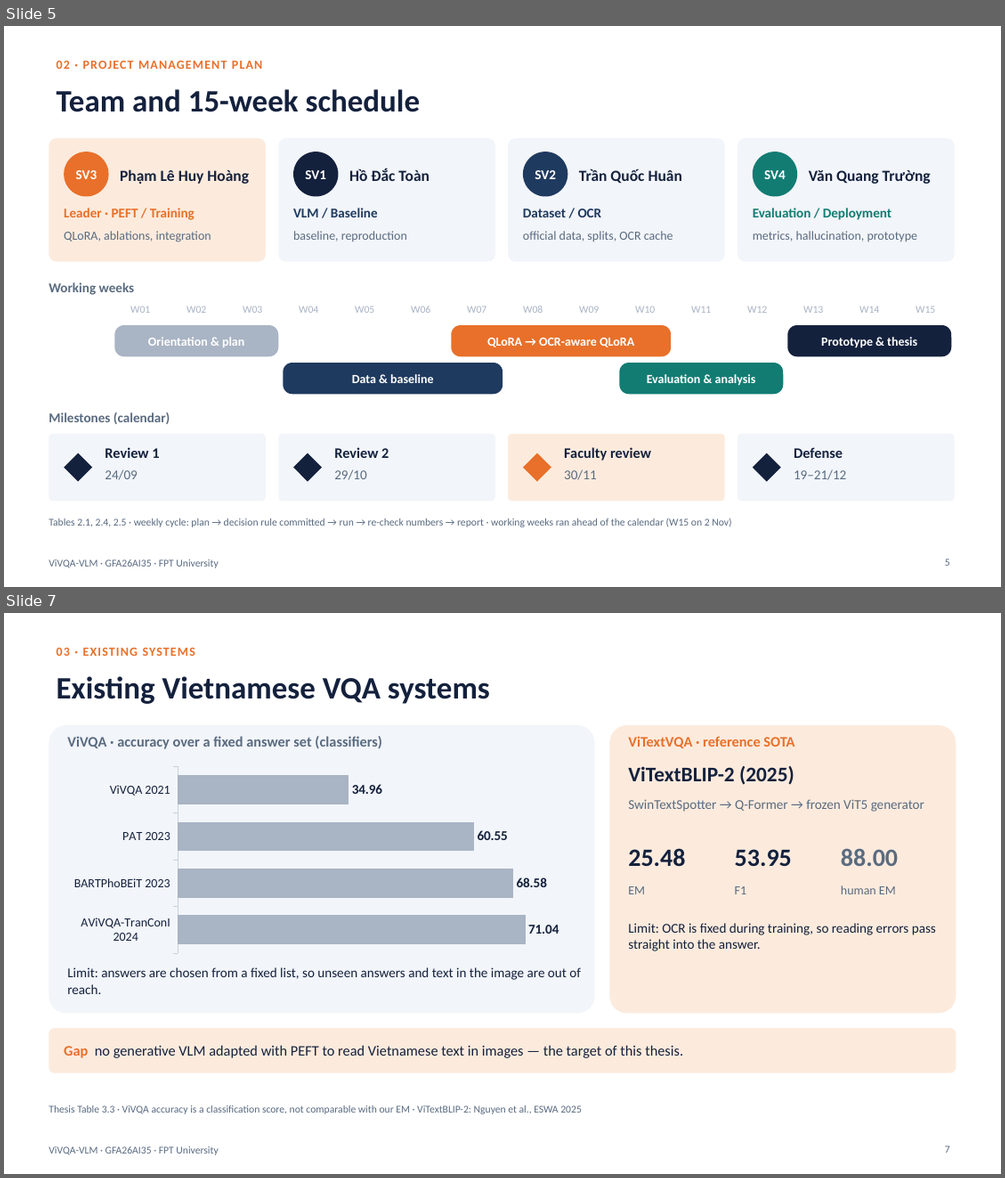
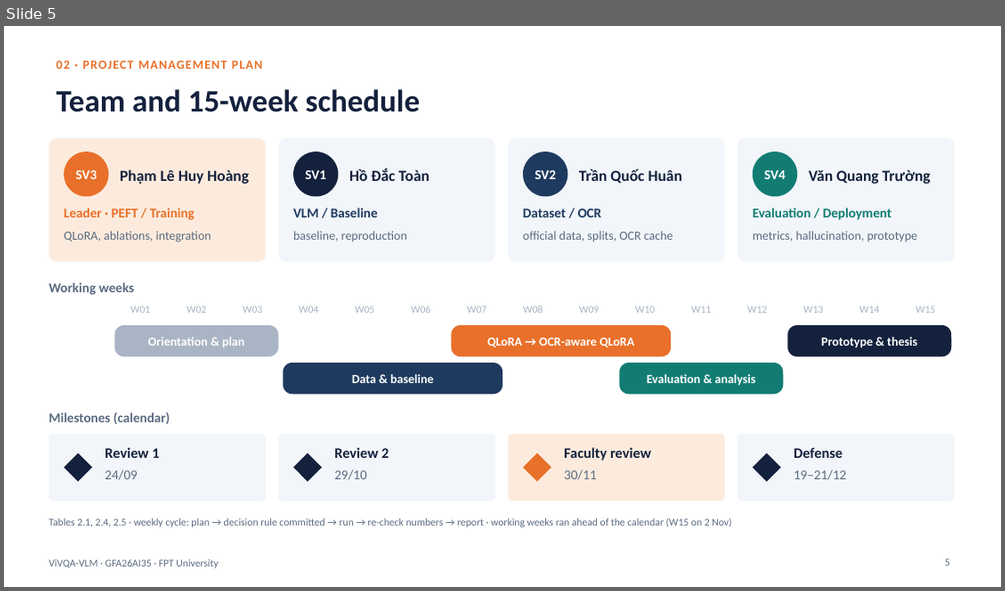
Before and after one commit to PLHGNAOH/ViVQA-VLM, a slide deck: docs/04_slides/KLTN_TA_Short.pptx. Shown one above the other, each under a label of ours: slides 5 and 7 before the commit, slide 5 after it; the slides between them are not shown. The pictures are 1005x1178 and 1005x591 pixels, drawn with LibreOffice and Linux fonts; fonts in the diff are those of the drawing; background and template pictures are left out. Boxes give left, top, right and bottom in pixels: in the first picture for what was removed or moved away, otherwise in the second. Text is boxed around its words. In the diff, an @@ line names an element or a change of style, - is before the commit and + after.

```diff
--- a/docs/04_slides/KLTN_TA_Short.pptx
+++ b/docs/04_slides/KLTN_TA_Short.pptx
@@ slide 7 removed at <box>4,613,1001,1174</box>, background #FFFFFF; not listed: 1 template element that a slide beside it also shows @@
@@ text removed at <box>57,648,195,656</box> @@
-03 · EXISTING SYSTEMS
@@ title removed at <box>57,676,490,704</box> @@
-Existing Vietnamese VQA systems
@@ rounded rectangle removed at <box>48,725,595,1013</box> @@
@@ text removed at <box>67,736,382,749</box> @@
-ViVQA · accuracy over a fixed answer set (classifiers)
@@ rounded rectangle removed at <box>610,725,956,1013</box> @@
@@ text removed at <box>628,736,794,748</box> @@
-ViTextVQA · reference SOTA
@@ bar chart removed at <box>64,763,580,957</box> @@
-categories: ViVQA 2021, PAT 2023, BARTPhoBEiT 2023, AViVQA-TranConI 2024
-Series 1: 34.96, 60.55, 68.58, 71.04
@@ text removed at <box>628,766,794,785</box> @@
-ViTextBLIP-2 (2025)
@@ text removed at <box>628,799,924,811</box> @@
-SwinTextSpotter → Q-Former → frozen ViT5 generator
@@ text removed at <box>628,848,685,867</box> @@
-25.48
@@ text removed at <box>735,849,792,866</box> @@
-53.95
@@ text removed at <box>841,848,898,866</box> @@
-88.00
@@ text removed at <box>628,886,645,894</box> @@
-EM
@@ text removed at <box>735,886,746,894</box> @@
-F1
@@ text removed at <box>841,885,896,894</box> @@
-human EM
@@ text removed at <box>628,923,936,951</box> @@
-Limit: OCR is fixed during training, so reading errors pass straight into the answer.
@@ text removed at <box>67,967,581,994</box> @@
-Limit: answers are chosen from a fixed list, so unseen answers and text in the image are out of reach.
@@ rounded rectangle removed at <box>48,1028,956,1073</box> @@
@@ text removed at <box>64,1045,683,1058</box> @@
-Gap no generative VLM adapted with PEFT to read Vietnamese text in images — the target of this thesis.
@@ text removed at <box>48,1105,582,1114</box> @@
-Thesis Table 3.3 · ViVQA accuracy is a classification score, not comparable with our EM · ViTextBLIP-2: Nguyen et al., ESWA 2025
@@ page number removed at <box>945,1145,950,1152</box> @@
-7
```
Also in this commit, not shown: 1 slide changed, 4 other slides removed, 1 other file.
